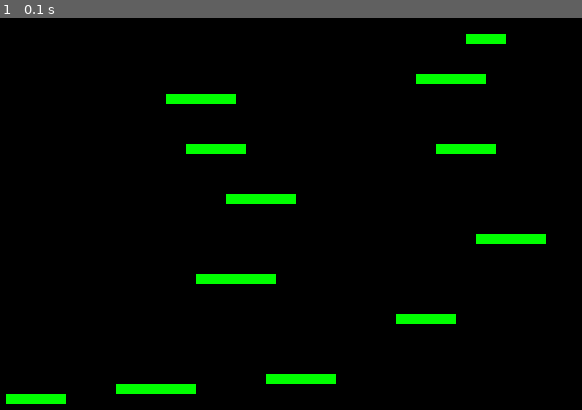
Above: before the commit, frame 1.
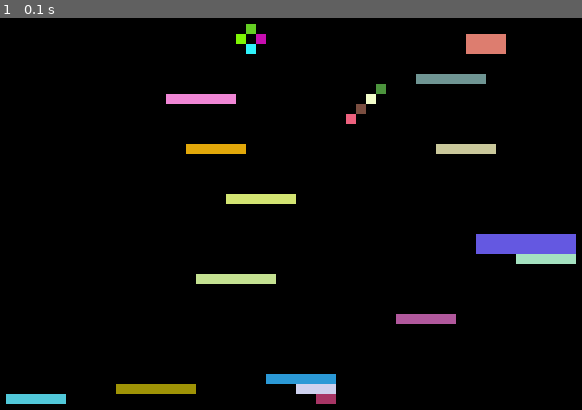
Above: after the commit, the same moment.

Repository: XrXr/RapidPygame
Game: pygame game, started from examples/collision level manager example.py
Two runs of this game, one before a commit and one after it. Both use one fixed random seed, a clock stepped at 60 frames per second and the inputs below.
Inputs:
- Up to frame 1 (0.1 s): no input

The runs differ from the first frame. In frame 1, 5.1% of the frame differs, in the area x 1-99%, y 1-99%.

Commit message:
Updated rectangle break down algorithm
Updated example

Diff:
--- a/examples/collision level manager example.py
+++ b/examples/collision level manager example.py
@@ -5,6 +5,8 @@
 """
 import sys
 import os
+from random import randrange
+
 current_path = os.path.dirname(os.path.realpath(__file__))
 # import from one level up
 sys.path.append(os.path.split(current_path)[0])
@@ -18,7 +20,8 @@
 mgr.load_level([])
 mgr.next_level()
 for rect in mgr.current_level.interpreted:
-    a.fill(pygame.Color("green"), rect)
+    color = (randrange(0, 256), randrange(0, 256), randrange(0, 256))
+    a.fill(pygame.Color(color[0], color[1], color[2]), rect)
 pygame.display.update()
 while True:
     for e in pygame.event.get():
--- a/rapidpg/levelmgr/collision.py
+++ b/rapidpg/levelmgr/collision.py
@@ -7,6 +7,7 @@
 from os.path import join
 from rapidpg.loader.image import ImageLoader
 from copy import deepcopy
+
 
 class Level:
     """
@@ -86,37 +87,55 @@
         exits = []
         for line in range(len(raw)):
             for char in range(len(raw[line])):
+                #  +1 to line since the rect directly under a process rect would collide
+                if Level._processed(char * self.tile_width,
+                                    (line + 1) * self.tile_width, rect_list):
+                    continue
                 if raw[line][char] in collide_set:
-                    height = 1
                     tmp_char = char
-                    temp_line = line
-                    while True:
-                        try:
-                            if raw[line][tmp_char] in collide_set:
-                                raw[line][tmp_char] = None
-                                height = 1
-                                while True:
-                                    try:
-                                        if raw[temp_line][char] in collide_set:
-                                            height += 1
-                                            raw[temp_line][char] = None
-                                        else:
+                    width = 0
+                    try:
+                        lowest = float("inf")
+                        while True:
+                            try:
+                                if raw[line][tmp_char] in collide_set:
+                                    width += 1
+                                    possible_height = 1
+                                    tmp_line = line
+                                    while True:  # go down
+                                        try:
+                                            tmp_line += 1
+                                            if raw[tmp_line][tmp_char] in collide_set:
+                                                possible_height += 1
+                                            else:
+                                                break
+                                        except IndexError:
                                             break
-                                        temp_line += 1
-                                    except IndexError:
-                                        break
+                                    if possible_height < lowest:
+                                        lowest = possible_height
+                                else:
+                                    break
+                                tmp_char += 1
+                            except IndexError:
                                 break
-                            else:
-                                break
-                        except IndexError:
-                            break
+                    except IndexError:
+                        pass
+                    height = lowest if lowest != float("inf") else 1
                     rect_list.append(Rect(char * tile_width, line * tile_width,
-                                          tile_width, height * tile_width))
+                                          width * tile_width, height * tile_width))
                 elif raw[line][char] == exit_char:
                     spawn = (char * tile_width, line * tile_width)
                 elif raw[line][char] == spawn_char:
                     exits.append(Rect(char * tile_width, 0, tile_width, level_height))
         return rect_list, spawn, exits
+
+    @staticmethod
+    def _processed(x, y, rect_list):
+        for rect in rect_list:
+            if rect.x <= x <= rect.x + rect.width and \
+               rect.y <= y <= rect.y + rect.height:
+                return True
+        return False
 
 
 class LevelManager:
Not shown, changed: examples/collision_level/map
